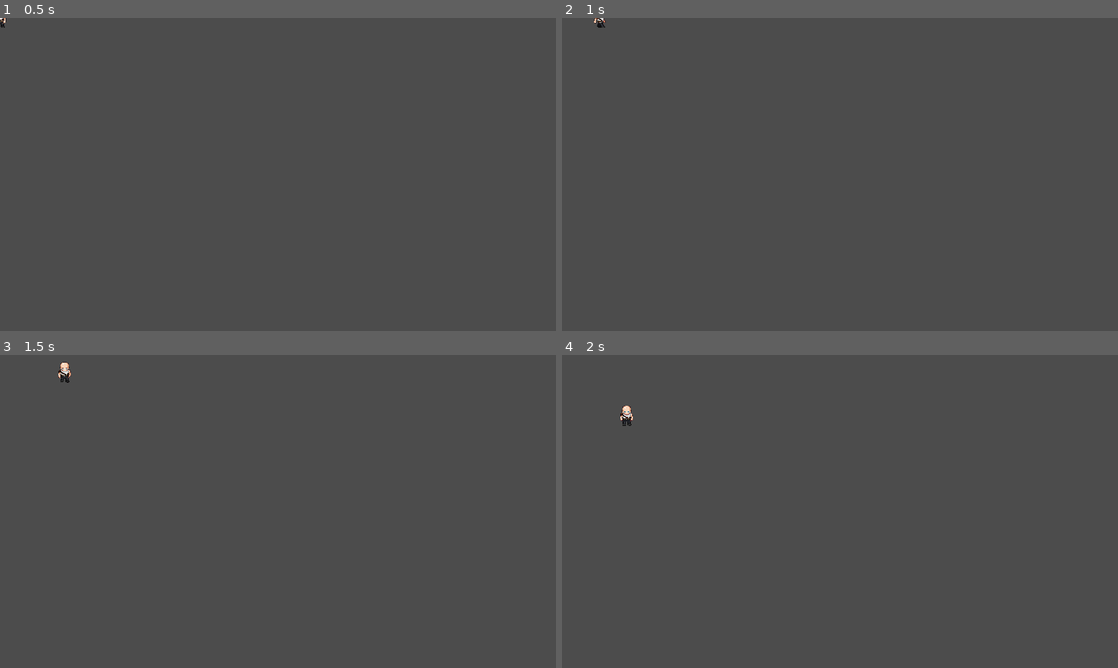
Above: before the commit, frames 1-4 (two rows, left to right).
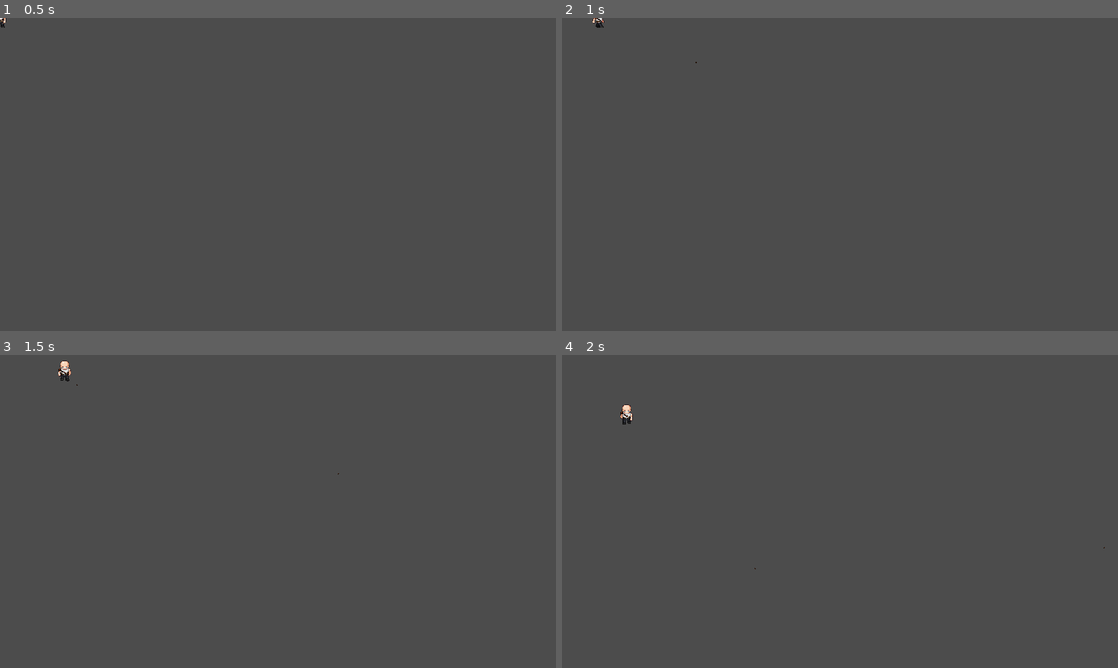
Above: after the commit, the same moments.

Repository: code-robmunro/Fracture
Game: Godot game, scene res://Scenes/Main.tscn
The game is run twice, just before and just after one commit, with the same random seed, the same clock (stepped at 60 frames per second) and the same inputs. Before the commit the project starts from res://Scenes/Player.tscn.
Inputs (mouse positions are in pixels of both pictures, inside the frame that each line leads up to):
- Up to frame 1 (0.5 s): no input
- Up to frame 2 (1 s): tap Enter at 0.5 s; move the mouse to (962, 158) at 0.52 s; hold D (right) from 0.53 s (still down); click (962, 158) at 0.67 s
- Up to frame 3 (1.5 s): move the mouse to (166, 527) at 1.27 s; release D (right) at 1.28 s; hold S (down) from 1.28 s (still down); click (166, 527) at 1.42 s
- Up to frame 4 (2 s): keep holding S (down)

Frame 1 is identical in both runs. In frame 2, less than 0.1% of the frame differs, in the area x 5-25%, y 0-15%; in frame 3, less than 0.1%, in the area x 10-61%, y 1-39%; in frame 4, less than 0.1%.

Commit message:
Add 10mm bullet graphics, add basic shooting, add bullet cooldown and clamping

Diff:
--- /dev/null
+++ b/Scenes/Generic_Bullet.gd
@@ -0,0 +1,19 @@
+extends Area2D
+
+var origin
+var target
+const BULLET_SPEED = 1000
+# signal hit(body, damage)
+
+func _ready():
+    self.look_at(get_viewport().get_mouse_position())
+    target = get_viewport().get_mouse_position() - self.position
+    origin = self.position
+
+func free():
+    queue_free()
+
+func _physics_process(delta):
+    global_translate(target.normalized() * BULLET_SPEED * delta)
+    if origin.distance_to(position) > Constants.PROJECTILE_MAX_DISTANCE:
+        free()
--- a/Scenes/Generic_Bullet.tscn
+++ b/Scenes/Generic_Bullet.tscn
@@ -1,3 +1,18 @@
-[gd_scene format=2]
+[gd_scene load_steps=4 format=2]
 
-[node name="sprite" type="Sprite"]
+[ext_resource path="res://Scenes/Generic_Bullet.gd" type="Script" id=1]
+[ext_resource path="res://Sprites/Entities/10mm_darker.png" type="Texture" id=2]
+
+[sub_resource type="RectangleShape2D" id=1]
+extents = Vector2( 1.5, 1.5 )
+
+[node name="Generic_Bullet" type="Area2D"]
+script = ExtResource( 1 )
+
+[node name="sprite" type="Sprite" parent="."]
+texture = ExtResource( 2 )
+
+[node name="collision" type="CollisionShape2D" parent="."]
+visible = false
+shape = SubResource( 1 )
+one_way_collision_margin = 0.0
--- /dev/null
+++ b/Scenes/Main.tscn
@@ -0,0 +1,12 @@
+[gd_scene load_steps=2 format=2]
+
+[ext_resource path="res://Scenes/Player.tscn" type="PackedScene" id=1]
+
+[node name="Main" type="Node"]
+
+[node name="World" type="Node2D" parent="."]
+
+[node name="Ground Tiles" type="TileMap" parent="World"]
+format = 1
+
+[node name="Player" parent="World" instance=ExtResource( 1 )]
--- a/Scenes/Player.gd
+++ b/Scenes/Player.gd
@@ -1,10 +1,13 @@
 extends KinematicBody2D
 
-export (int) var speed = 200
+var Generic_Bullet = preload("res://Scenes/Generic_Bullet.tscn")
 
 var velocity = Vector2()
 var previous_direction = Vector2()
 var previous_animation_direction = "down"
+var do_shoot
+var mouse_position = Vector2()
+const BULLET_MAX = 10
 
 func get_input():
     previous_direction = velocity
@@ -23,18 +26,16 @@
     if Input.is_action_pressed('down'):
         velocity.y += 1
 
-    return
+    if Input.is_mouse_button_pressed(BUTTON_LEFT):
+        if $bullet_cooldown.is_stopped():
+            do_shoot = true
+
 
 func update_animation():
     if previous_direction.x != velocity.x or previous_direction.y != velocity.y:
         $animation.stop()
         start_animation()
-    elif $animation.is_playing():
-        pass
-    else:
-        start_animation()
 
-    return
 
 func start_animation():
     assert($animation.is_playing() == false)
@@ -53,11 +54,22 @@
     else:
         $animation.play("player_idle_" + previous_animation_direction)
 
-    return
+
+func shoot():
+    if do_shoot == true:
+        var parent = get_parent()
+        var bullet = Generic_Bullet.instance()
+        bullet.position = position
+        parent.add_child(bullet)
+        $bullet_cooldown.start()
+    do_shoot = false
+
+
+func _process(delta):
+    get_input()
+    update_animation()
+    shoot()
+
 
 func _physics_process(delta):
-    get_input()
-    update_animation()
     move_and_slide(velocity.normalized() * Constants.ENTITY_BASE_SPEED)
-
-    return
--- a/Scenes/Player.tscn
+++ b/Scenes/Player.tscn
@@ -4,16 +4,13 @@
 [ext_resource path="res://Sprites/Entities/player.png" type="Texture" id=2]
 
 [sub_resource type="CapsuleShape2D" id=1]
-
 radius = 14.0
 
 [sub_resource type="AtlasTexture" id=2]
-
 atlas = ExtResource( 2 )
 region = Rect2( 0, 0, 576, 256 )
 
 [sub_resource type="Animation" id=3]
-
 resource_name = "player_idle_down"
 length = 0.02
 tracks/0/type = "value"
@@ -30,7 +27,6 @@
 }
 
 [sub_resource type="Animation" id=4]
-
 resource_name = "player_idle_left"
 length = 0.02
 tracks/0/type = "value"
@@ -47,7 +43,6 @@
 }
 
 [sub_resource type="Animation" id=5]
-
 resource_name = "player_idle_right"
 length = 0.02
 tracks/0/type = "value"
@@ -64,7 +59,6 @@
 }
 
 [sub_resource type="Animation" id=6]
-
 resource_name = "player_idle_up"
 length = 0.02
 tracks/0/type = "value"
@@ -81,7 +75,6 @@
 }
 
 [sub_resource type="Animation" id=7]
-
 resource_name = "player_walk_down"
 length = 0.7
 loop = true
@@ -99,7 +92,6 @@
 }
 
 [sub_resource type="Animation" id=8]
-
 resource_name = "player_walk_left"
 length = 0.7
 loop = true
@@ -117,7 +109,6 @@
 }
 
 [sub_resource type="Animation" id=9]
-
 resource_name = "player_walk_right"
 length = 0.7
 loop = true
@@ -135,7 +126,6 @@
 }
 
 [sub_resource type="Animation" id=10]
-
 resource_name = "player_walk_up"
 length = 0.7
 loop = true
@@ -176,3 +166,7 @@
 anims/player_walk_left = SubResource( 8 )
 anims/player_walk_right = SubResource( 9 )
 anims/player_walk_up = SubResource( 10 )
+
+[node name="bullet_cooldown" type="Timer" parent="."]
+wait_time = 0.2
+one_shot = true
--- a/Scenes/World.tscn
+++ /dev/null
@@ -1,30 +0,0 @@
-[gd_scene load_steps=2 format=2]
-
-[ext_resource path="res://Scenes/Player.tscn" type="PackedScene" id=1]
-
-[node name="Root" type="Node" index="0"]
-
-[node name="World" type="Node2D" parent="." index="0"]
-
-[node name="Ground Tiles" type="TileMap" parent="World" index="0"]
-
-mode = 0
-tile_set = null
-cell_size = Vector2( 64, 64 )
-cell_quadrant_size = 16
-cell_custom_transform = Transform2D( 1, 0, 0, 1, 0, 0 )
-cell_half_offset = 2
-cell_tile_origin = 0
-cell_y_sort = false
-cell_clip_uv = false
-collision_use_kinematic = false
-collision_friction = 1.0
-collision_bounce = 0.0
-collision_layer = 1
-collision_mask = 1
-occluder_light_mask = 1
-format = 1
-tile_data = PoolIntArray(  )
-_sections_unfolded = [ "Cell" ]
-
-[node name="Player" parent="World" index="1" instance=ExtResource( 1 )]
--- a/Scripts/Constants.gd
+++ b/Scripts/Constants.gd
@@ -8,3 +8,6 @@
 
 # BASE ENTITY SPEED
 const ENTITY_BASE_SPEED = 200
+
+# PROJECTILES
+const PROJECTILE_MAX_DISTANCE = 4000
--- a/default_env.tres
+++ b/default_env.tres
@@ -1,7 +1,6 @@
 [gd_resource type="Environment" load_steps=2 format=2]
 
 [sub_resource type="ProceduralSky" id=1]
-
 sky_top_color = Color( 0.0470588, 0.454902, 0.976471, 1 )
 sky_horizon_color = Color( 0.556863, 0.823529, 0.909804, 1 )
 sky_curve = 0.25
@@ -10,6 +9,5 @@
 ground_curve = 0.01
 
 [resource]
-
 background_mode = 2
 background_sky = SubResource( 1 )
--- a/project.godot
+++ b/project.godot
@@ -16,7 +16,7 @@
 [application]
 
 config/name="Fracture"
-run/main_scene="res://Scenes/Player.tscn"
+run/main_scene="res://Scenes/Main.tscn"
 config/icon="res://icon.png"
 
 [autoload]
@@ -28,7 +28,6 @@
 window/size/width=1280
 window/size/height=720
 window/size/resizable=false
-window/size/fullscreen=true
 window/size/test_width=1280
 window/size/test_height=720
 window/stretch/mode="2d"
Binary file added: Sprites/Entities/10mm_bright.png
Not shown, added: Sprites/Entities/10mm_bright.png.import
Binary file added: Sprites/Entities/10mm_brighter.png
Not shown, added: Sprites/Entities/10mm_brighter.png.import
Binary file added: Sprites/Entities/10mm_dark.png
Not shown, added: Sprites/Entities/10mm_dark.png.import
Binary file added: Sprites/Entities/10mm_darker.png
Not shown, added: Sprites/Entities/10mm_darker.png.import
Binary file added: Sprites/Entities/10mm_mid.png
Not shown, added: Sprites/Entities/10mm_mid.png.import
Not shown, added: Sprites/Entities/10mm.psd
